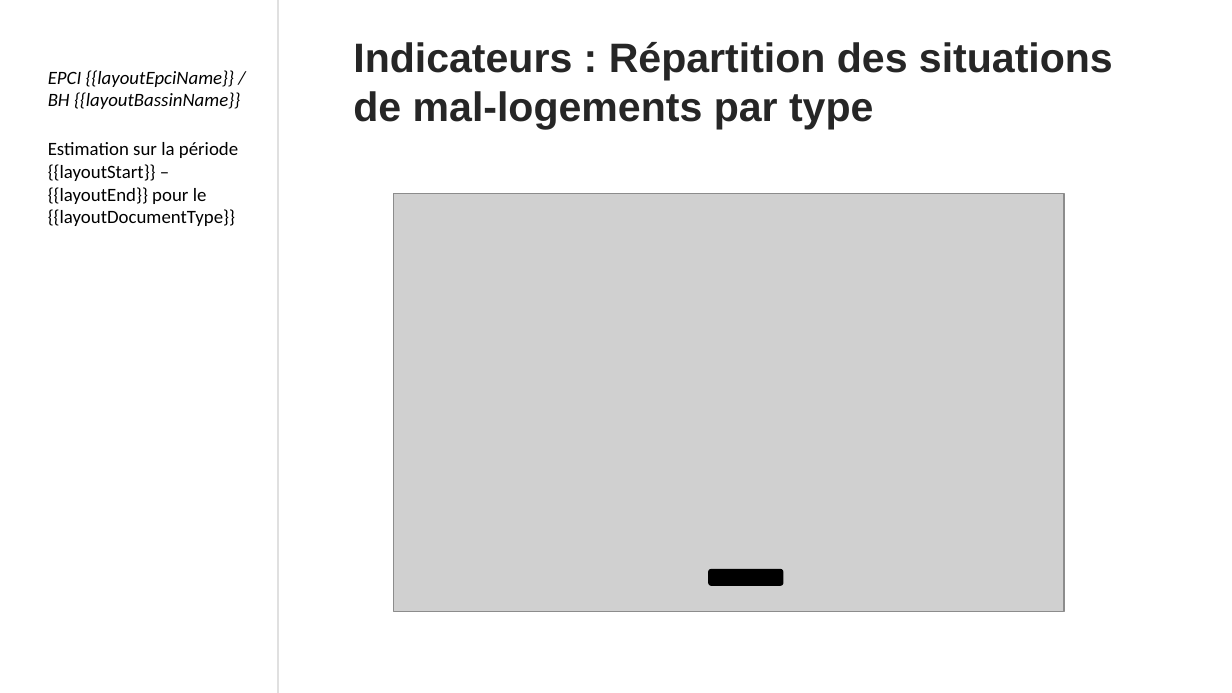
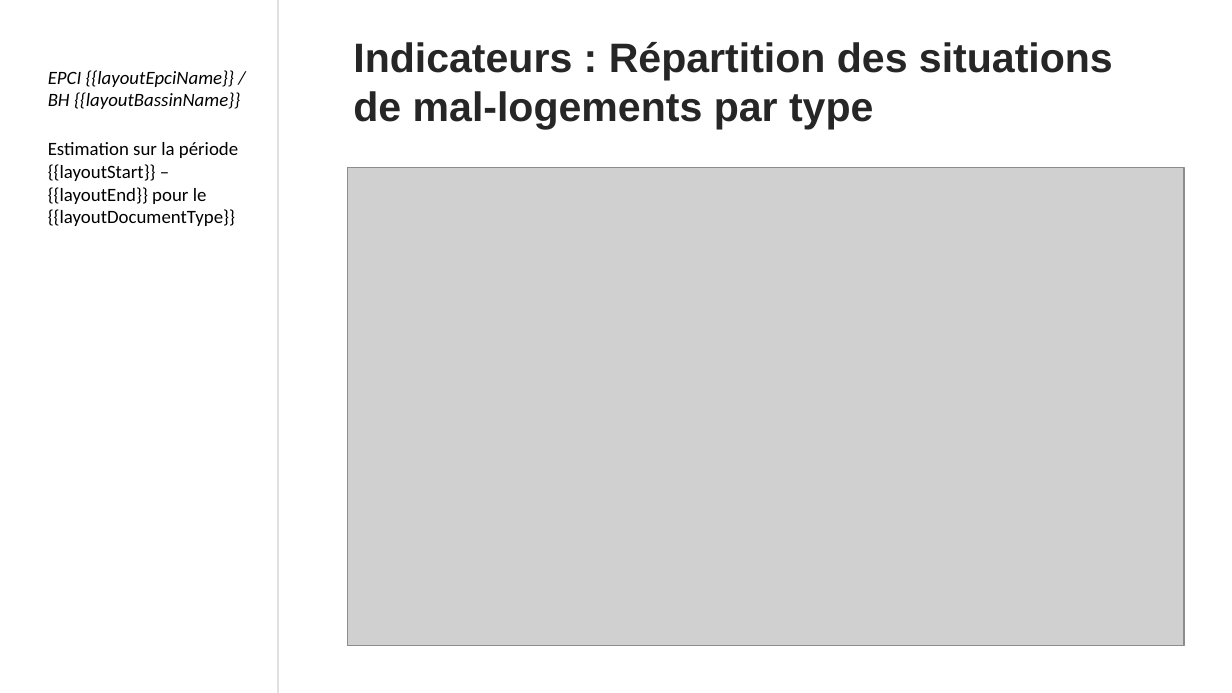
Before and after one commit to MTES-MCT/otelo-back, a slide deck: slide 12 of public/ppt/template.pptx. Drawn at 1232x693 pixels with LibreOffice and Linux fonts; fonts in the diff are those of the drawing; grey boxes stand for pictures; background and template pictures are left out. Boxes give left, top, right and bottom in pixels: in the first picture for what was removed or moved away, otherwise in the second. Text is boxed around its words. In the diff, an @@ line names an element or a change of style, - is before the commit and + after.

```diff
--- a/public/ppt/template.pptx
+++ b/public/ppt/template.pptx
@@ picture: place and size @@
-picture at <box>394,193,1064,611</box>
+picture at <box>347,168,1184,646</box>
@@ rounded rectangle removed at <box>708,569,782,585</box> @@
```
Also in this commit, not shown: 14 other slides changed, 15 other files.
